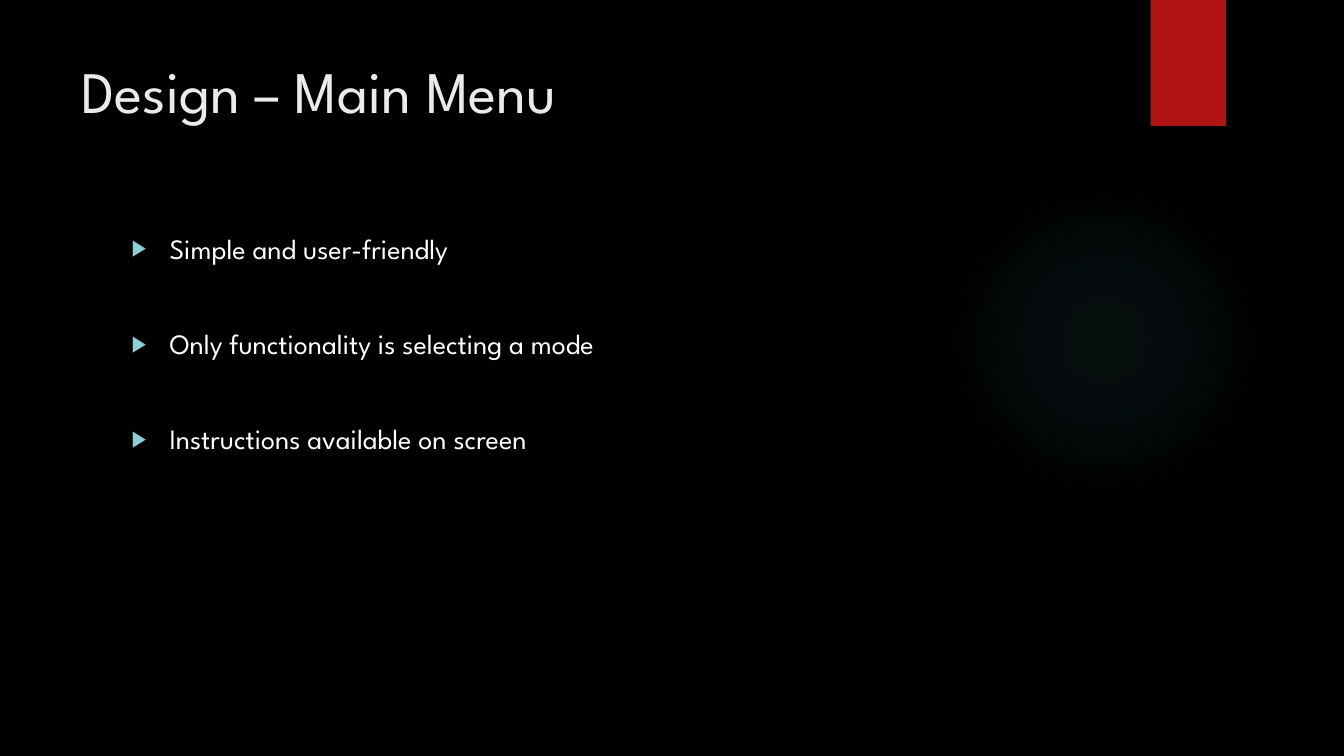
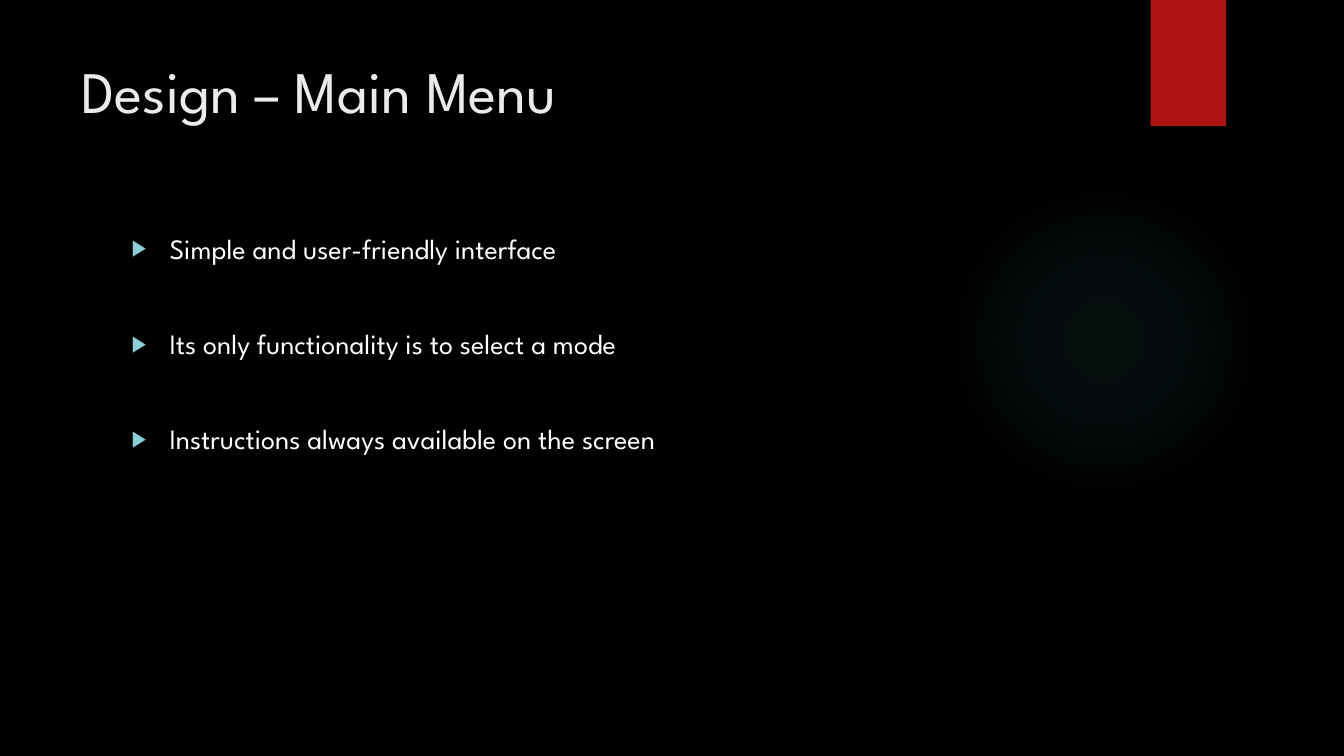
Before and after one commit to JP-Dakran/DNA_Says, a slide deck: slide 9 of Doc/FinalPresentation/FinalPresentation.pptx (slide 8 before the commit). Drawn at 1344x756 pixels with LibreOffice and Linux fonts; fonts in the diff are those of the drawing; background and template pictures are left out. Boxes give left, top, right and bottom in pixels: in the first picture for what was removed or moved away, otherwise in the second. Text is boxed around its words. In the diff, an @@ line names an element or a change of style, - is before the commit and + after.

```diff
--- a/Doc/FinalPresentation/FinalPresentation.pptx
+++ b/Doc/FinalPresentation/FinalPresentation.pptx
@@ text at <box>170,239,655,455</box>: text changed @@
-▶ Simple and user-friendly
-▶ Only functionality is selecting a mode
-▶ Instructions available on screen
+▶ Simple and user-friendly interface
+▶ Its only functionality is to select a mode
+▶ Instructions always available on the screen
```
Also in this commit, not shown: 11 other slides changed, 1 slide added.
